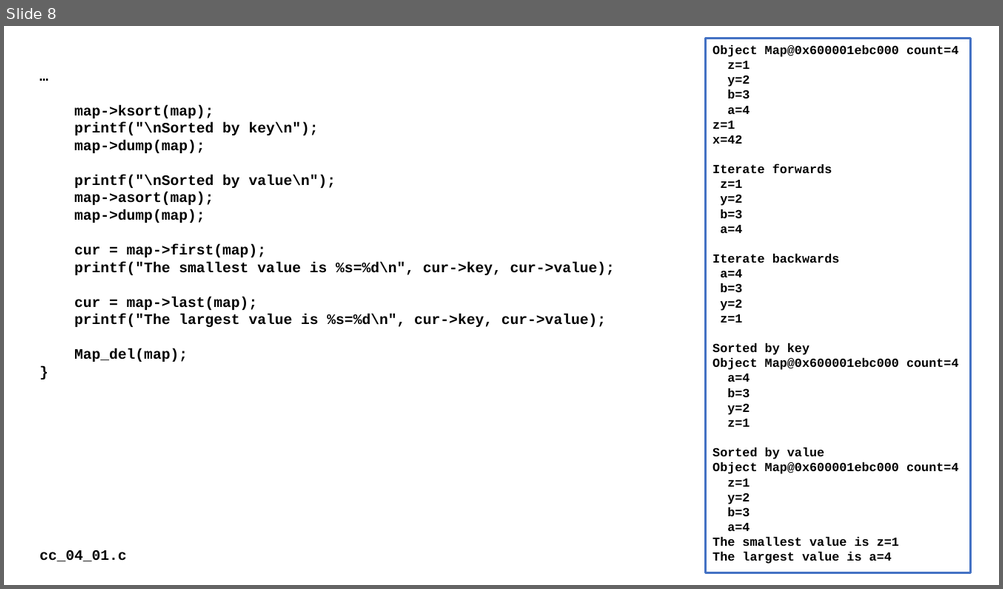
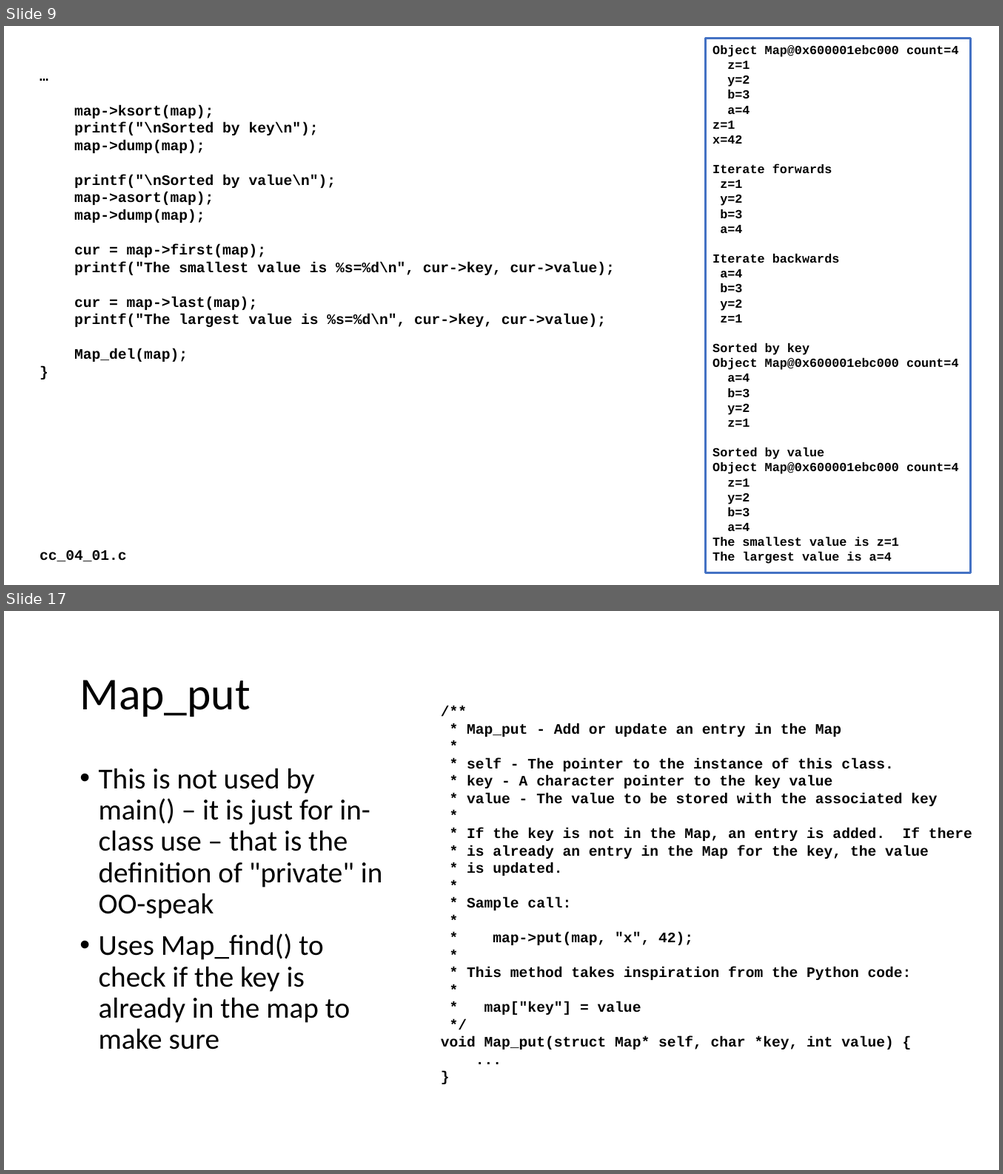
Before and after one commit to csev/cc4e, a slide deck: lectures/CC-04-Data-Structure.pptx. Shown one above the other, each under a label of ours: slide 8 before the commit, slides 9 and 17 after it; the slides between them are not shown. The pictures are 1003x589 and 1003x1174 pixels, drawn with LibreOffice and Linux fonts; fonts in the diff are those of the drawing. Boxes give left, top, right and bottom in pixels: in the first picture for what was removed or moved away, otherwise in the second. Text is boxed around its words. In the diff, an @@ line names an element or a change of style, - is before the commit and + after.

```diff
--- a/lectures/CC-04-Data-Structure.pptx
+++ b/lectures/CC-04-Data-Structure.pptx
@@ slide 17 added at (x1=4, y1=611, x2=999, y2=1170), background #FFFFFF @@
@@ title added at (x1=79, y1=680, x2=250, y2=717), 44 pt, text #000000 @@
+Map_put
@@ text added at (x1=441, y1=723, x2=972, y2=1050), 14 pt, text #000000, bold @@
+/**
+* Map_put - Add or update an entry in the Map
+*
+* self - The pointer to the instance of this class.
+* key - A character pointer to the key value
+* value - The value to be stored with the associated key
+*
+* If the key is not in the Map, an entry is added. If there
+* is already an entry in the Map for the key, the value
+* is updated.
+*
+* Sample call:
+*
+* map->put(map, "x", 42);
+*
+* This method takes inspiration from the Python code:
+*
+* map["key"] = value
+*/
+void Map_put(struct Map* self, char *key, int value) {
+...
+}
@@ text added at (x1=99, y1=768, x2=383, y2=1050), 28 pt, text #000000 @@
+• This is not used by main() – it is just for in-class use – that is the definition of "private" in OO-speak
+• Uses Map_find() to check if the key is already in the map to make sure
@@ what was slide 8 is now slide 9 @@
```
Also in this commit, not shown: 3 slides changed, 13 other slides added.
